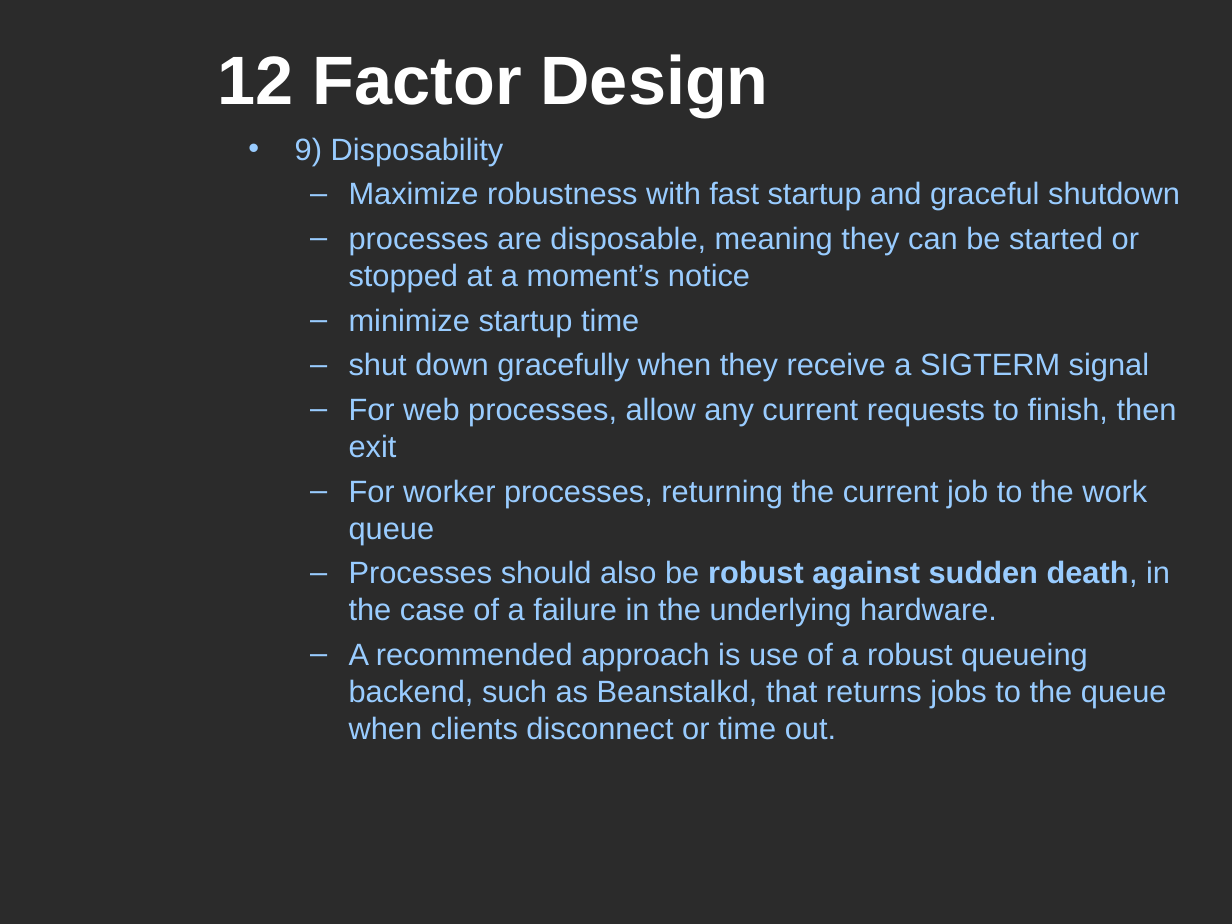
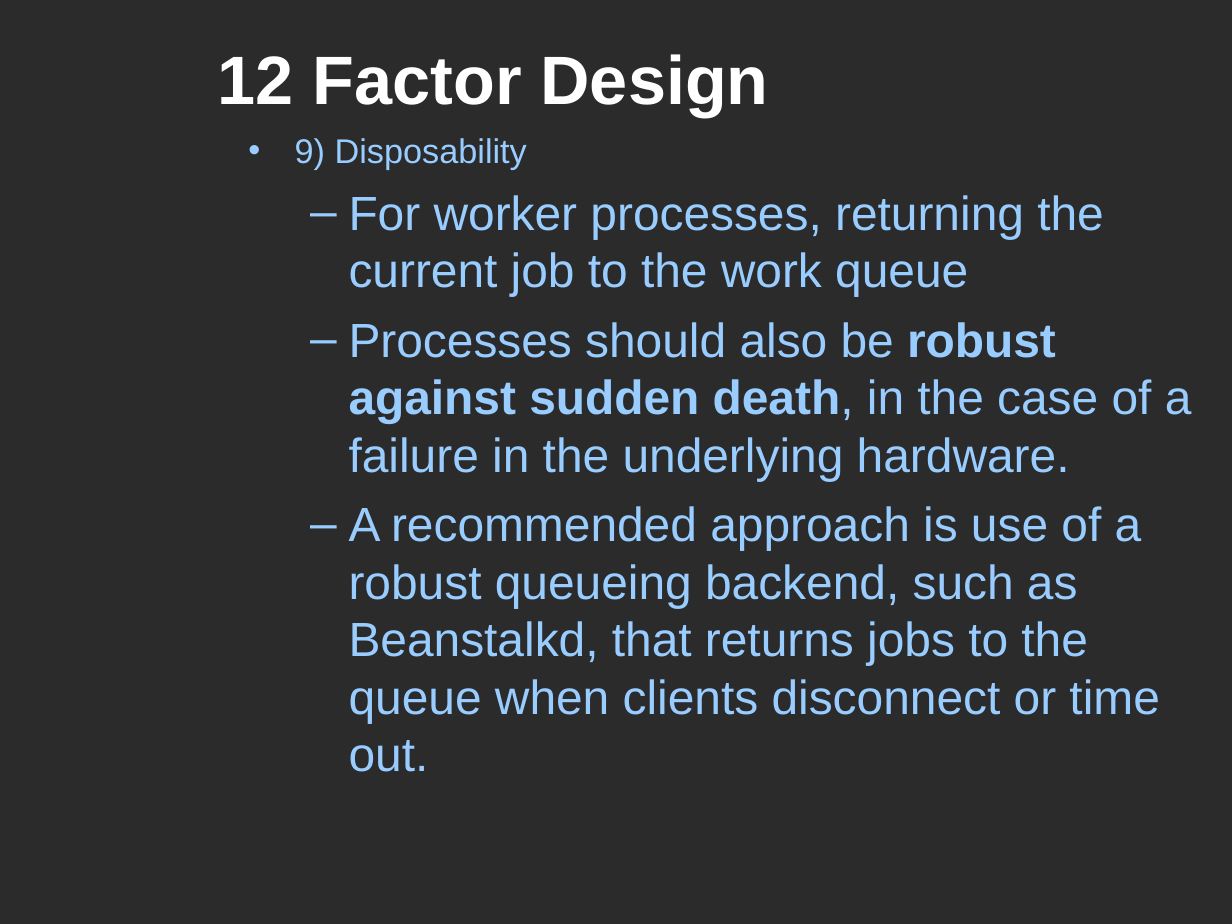
Before and after one commit to mars64/k8s-music-stack, a slide deck: slide 33 of MarcialWhite-Kubernetes101-www.SoFree.us-20170603.ppt (slide 20 before the commit). Drawn at 1232x924 pixels with LibreOffice and Linux fonts; fonts in the diff are those of the drawing; background and template pictures are left out; a plain dark background stands for a picture behind light text. Boxes give left, top, right and bottom in pixels: in the first picture for what was removed or moved away, otherwise in the second. Text is boxed around its words. In the diff, an @@ line names an element or a change of style, - is before the commit and + after.

```diff
--- a/MarcialWhite-Kubernetes101-www.SoFree.us-20170603.ppt
+++ b/MarcialWhite-Kubernetes101-www.SoFree.us-20170603.ppt
@@ text "9) Disposability" at <box>295,138,1192,772</box>: size 18 to 20 pt in "9) Disposability"; size 18 to 28 pt; more space between paragraphs @@
@@ text at <box>349,181,1180,458</box>: paragraphs removed @@
-  – Maximize robustness with fast startup and graceful shutdown
-  – processes are disposable, meaning they can be started or stopped at a moment’s notice
-  – minimize startup time
-  – shut down gracefully when they receive a SIGTERM signal
-  – For web processes, allow any current requests to finish, then exit
```
Also in this commit, not shown: 16 other slides changed, 17 slides added, 1 other file.
